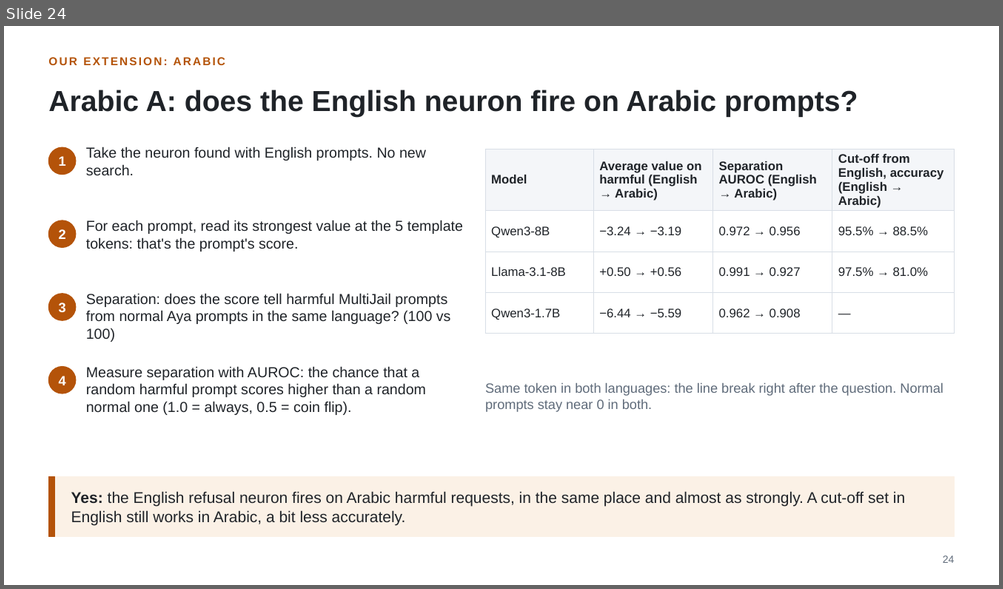
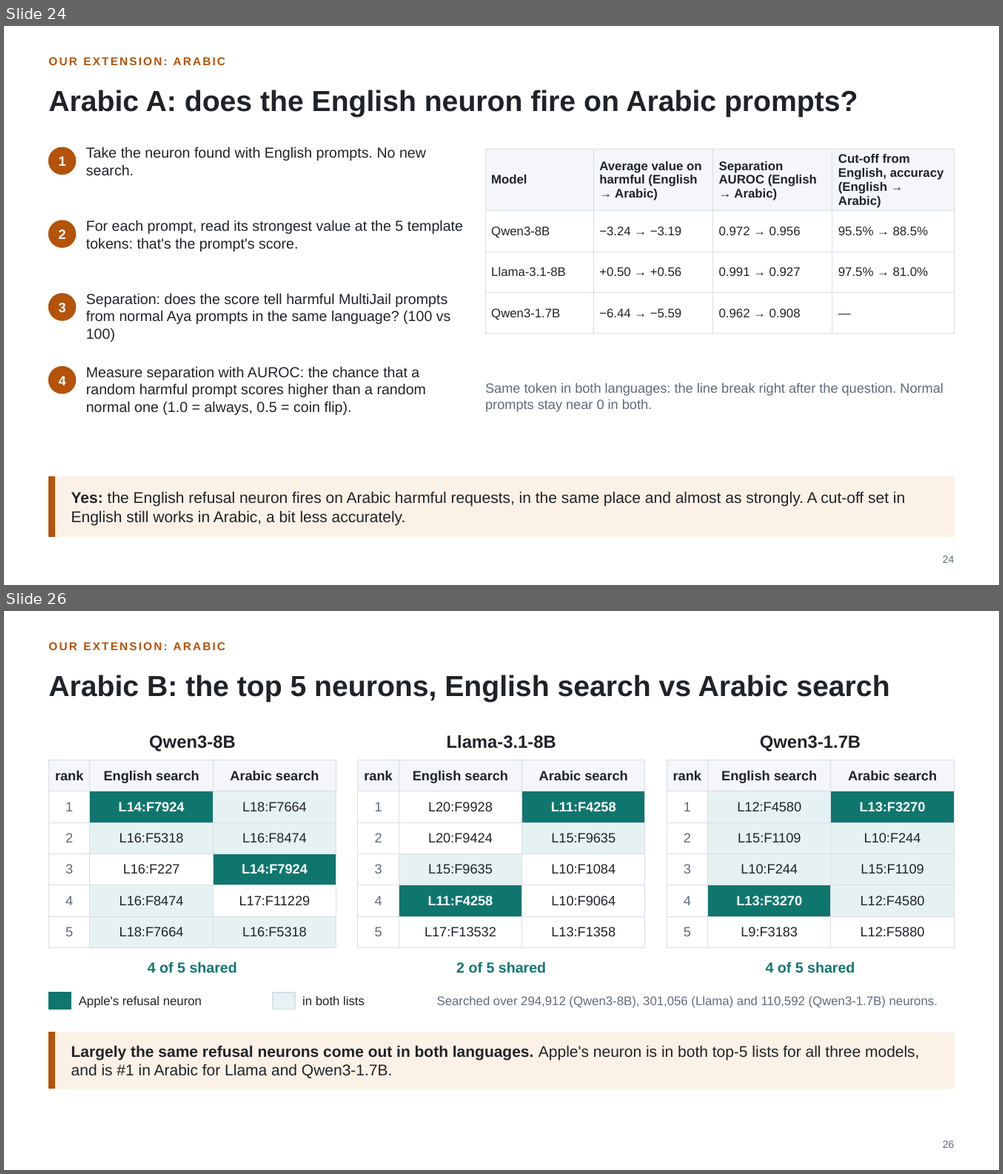
Before and after one commit to fjoad/refusal-neurons, a slide deck: slides/refusal_neurons_update.pptx. Shown one above the other, each under a label of ours: slide 24 before the commit, slides 24 and 26 after it; the slides between them are not shown. The pictures are 1003x589 and 1003x1174 pixels, drawn with LibreOffice and Linux fonts; fonts in the diff are those of the drawing. Boxes give left, top, right and bottom in pixels: in the first picture for what was removed or moved away, otherwise in the second. Text is boxed around its words. In the diff, an @@ line names an element or a change of style, - is before the commit and + after.

```diff
--- a/slides/refusal_neurons_update.pptx
+++ b/slides/refusal_neurons_update.pptx
@@ slide 26 added at (4,611,999,1170), background #FFFFFF @@
@@ text added at (48,642,226,650), 11 pt, text #B45309, bold @@
+OUR EXTENSION: ARABIC
@@ text added at (48,675,889,703), 28 pt, text #1F2328, bold @@
+Arabic B: the top 5 neurons, English search vs Arabic search
@@ text added at (149,735,236,752), 17 pt, text #1F2328, bold @@
+Qwen3-8B
@@ text added at (447,735,556,749), 17 pt, text #1F2328, bold @@
+Llama-3.1-8B
@@ text added at (760,735,860,752), 17 pt, text #1F2328, bold @@
+Qwen3-1.7B
@@ table added at (48,760,336,940), 6 rows, 3 columns @@
+rank | English search | Arabic search
+1 | L14:F7924 | L18:F7664
+2 | L16:F5318 | L16:F8474
+3 | L16:F227 | L14:F7924
+4 | L16:F8474 | L17:F11229
+5 | L18:F7664 | L16:F5318
@@ table added at (358,760,645,940), 6 rows, 3 columns @@
+rank | English search | Arabic search
+1 | L20:F9928 | L11:F4258
+2 | L20:F9424 | L15:F9635
+3 | L15:F9635 | L10:F1084
+4 | L11:F4258 | L10:F9064
+5 | L17:F13532 | L13:F1358
@@ table added at (666,760,954,940), 6 rows, 3 columns @@
+rank | English search | Arabic search
+1 | L12:F4580 | L13:F3270
+2 | L15:F1109 | L10:F244
+3 | L10:F244 | L15:F1109
+4 | L13:F3270 | L12:F4580
+5 | L9:F3183 | L12:F5880
@@ text added at (148,962,237,974), 14 pt, text #0F766E, bold @@
+4 of 5 shared
@@ text added at (456,962,546,974), 14 pt, text #0F766E, bold @@
+2 of 5 shared
@@ text added at (765,962,854,974), 14 pt, text #0F766E, bold @@
+4 of 5 shared
@@ rectangle added at (48,993,71,1009), fill #0F766E, outline #0F766E 1 pt @@
@@ text added at (79,997,202,1008), 12 pt, text #1F2328 @@
+Apple's refusal neuron
@@ rectangle added at (273,993,295,1009), fill #E6F2F1, outline #D8DEE6 1 pt @@
@@ text added at (302,997,364,1005), 12 pt, text #1F2328 @@
+in both lists
@@ text added at (437,997,937,1008), 12 pt, text #5F6B7A @@
+Searched over 294,912 (Qwen3-8B), 301,056 (Llama) and 110,592 (Qwen3-1.7B) neurons.
@@ rectangle added at (48,1033,954,1088), fill #FBF1E6, outline #FBF1E6 1 pt @@
@@ rectangle added at (48,1033,55,1088), fill #B45309, outline #B45309 1 pt @@
@@ text added at (71,1045,919,1079), 15 pt, text #1F2328 @@
+Largely the same refusal neurons come out in both languages. Apple's neuron is in both top-5 lists for all three models, and is #1 in Arabic for Llama and Qwen3-1.7B.
@@ text added at (942,1141,954,1148), 10 pt, text #5F6B7A @@
+26
```
Also in this commit, not shown: 4 slides changed, 1 other slide added, 1 slide removed, 3 other files.
